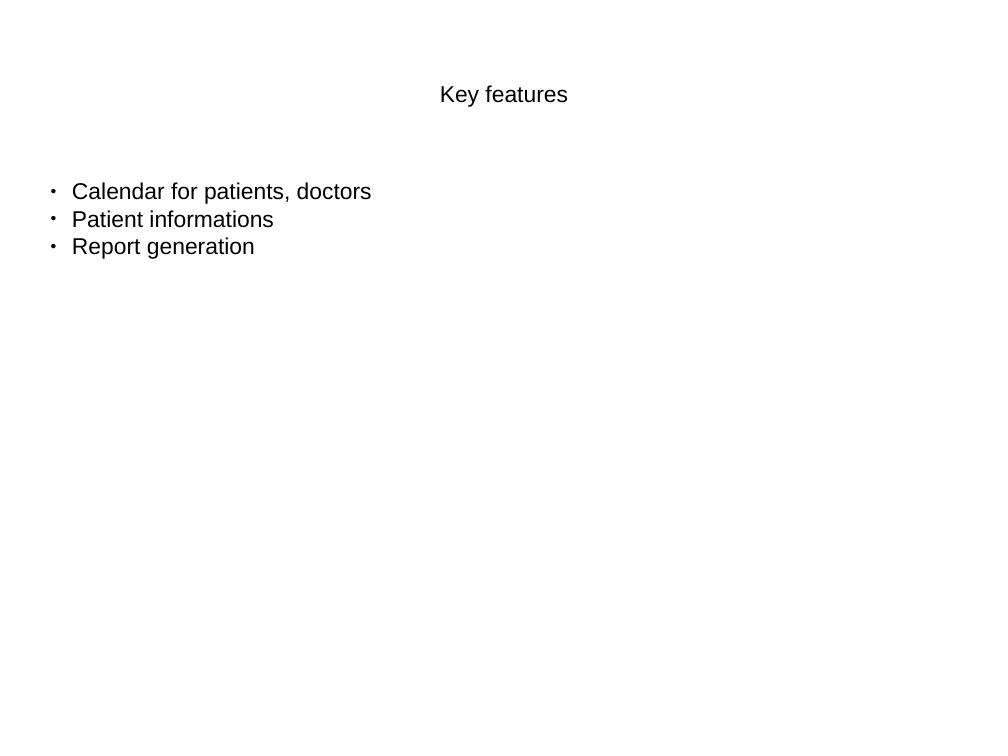
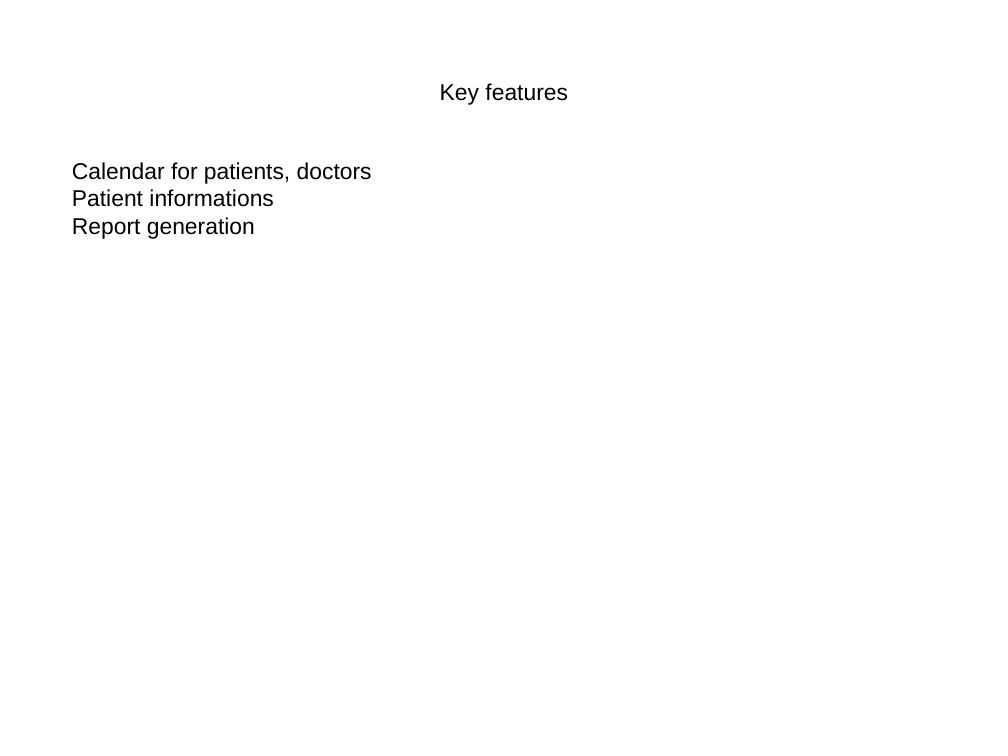
Before and after one commit to andef4/ch.bfh.bti7081.s2013.blue, a slide deck: slide 3 of doc/task01/praesi.pptx. Drawn at 1008x756 pixels with LibreOffice and Linux fonts; fonts in the diff are those of the drawing. Boxes give left, top, right and bottom in pixels: in the first picture for what was removed or moved away, otherwise in the second. Text is boxed around its words. In the diff, an @@ line names an element or a change of style, - is before the commit and + after.

```diff
--- a/doc/task01/praesi.pptx
+++ b/doc/task01/praesi.pptx
@@ text "Calendar for patients, doctors": place and size @@
-text "Calendar for patients, doctors" at bbox=[72, 182, 372, 259]
+text "Calendar for patients, doctors" at bbox=[72, 162, 372, 239]
@@ text "Calendar for patients, doctors" at bbox=[72, 162, 372, 239]: bullet ● to none @@
```
Also in this commit, not shown: 2 other slides changed, 1 slide added, 1 slide removed, 1 other file.
